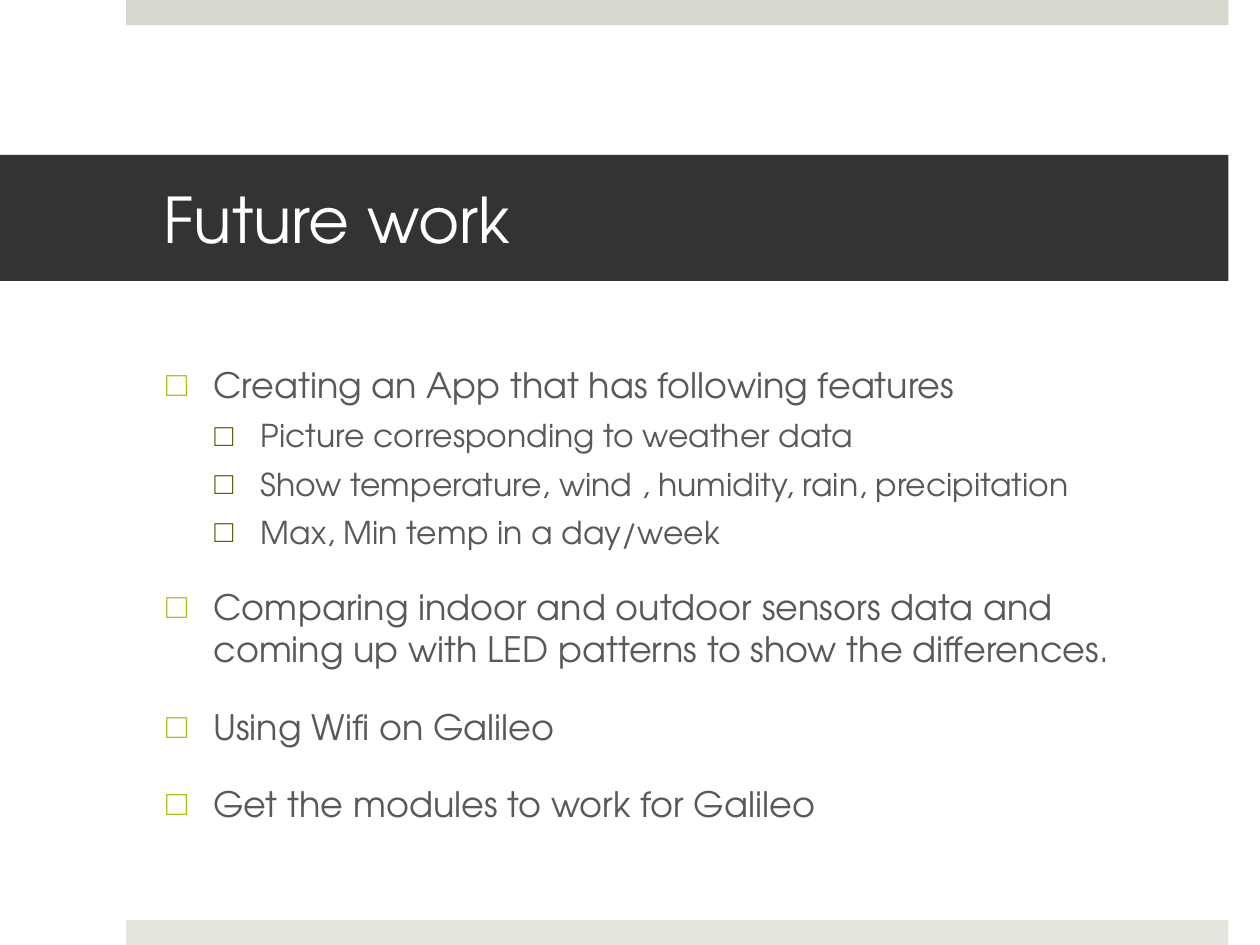
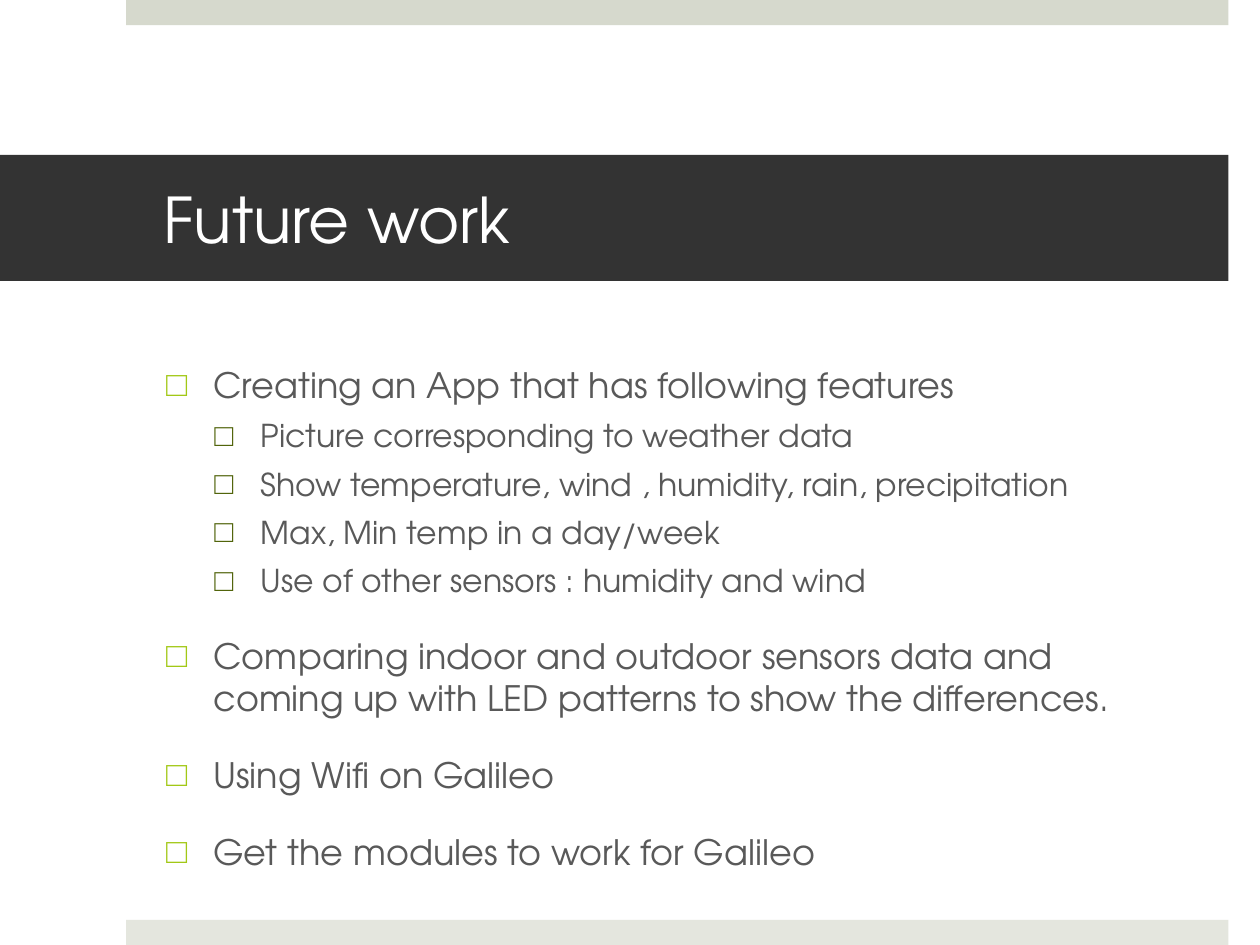
Before and after one commit to sasmita/QuantumLight, a slide deck: slide 21 of QL_Presentation1.pptx (slide 23 before the commit). Drawn at 1260x945 pixels with LibreOffice and Linux fonts; fonts in the diff are those of the drawing. Boxes give left, top, right and bottom in pixels: in the first picture for what was removed or moved away, otherwise in the second. Text is boxed around its words. In the diff, an @@ line names an element or a change of style, - is before the commit and + after.

```diff
--- a/QL_Presentation1.pptx
+++ b/QL_Presentation1.pptx
@@ text at (261,568,866,598): paragraph added @@
+  □ Use of other sensors : humidity and wind
```
Also in this commit, not shown: 3 other slides changed, 3 slides added, 1 slide removed.
